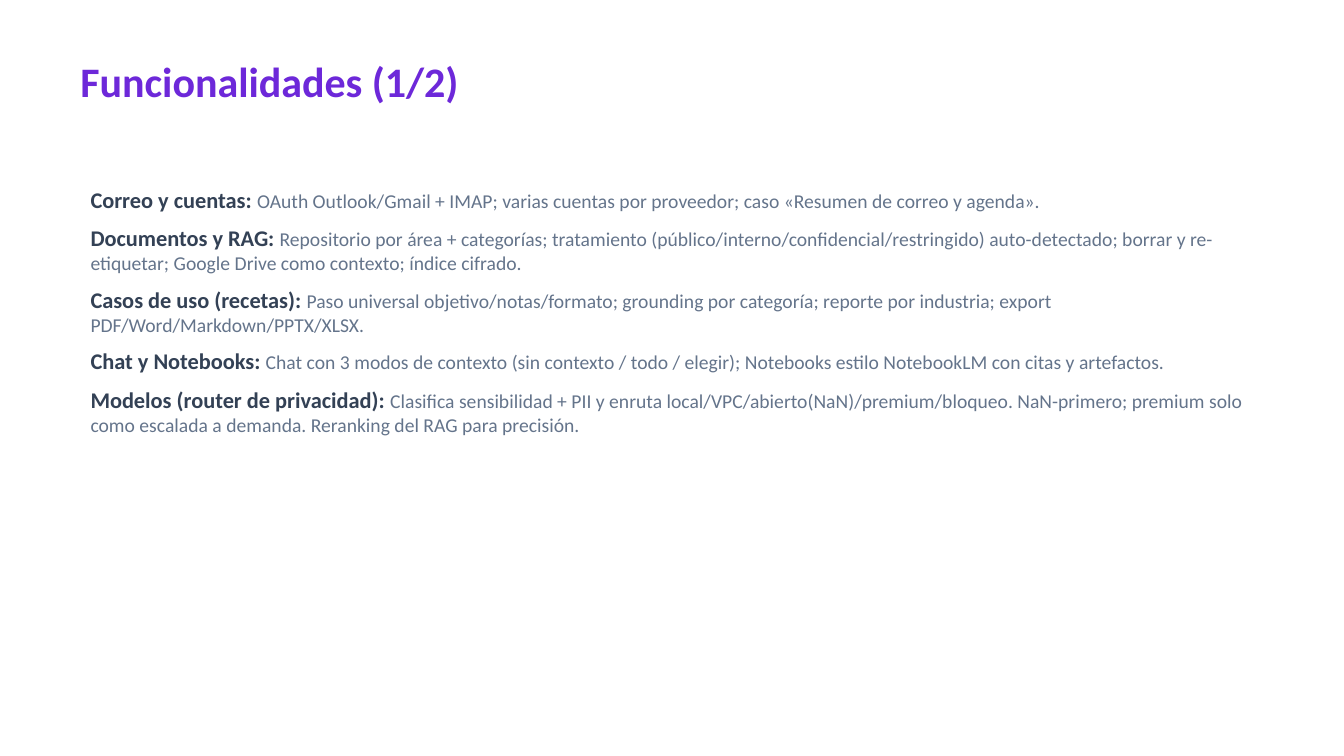
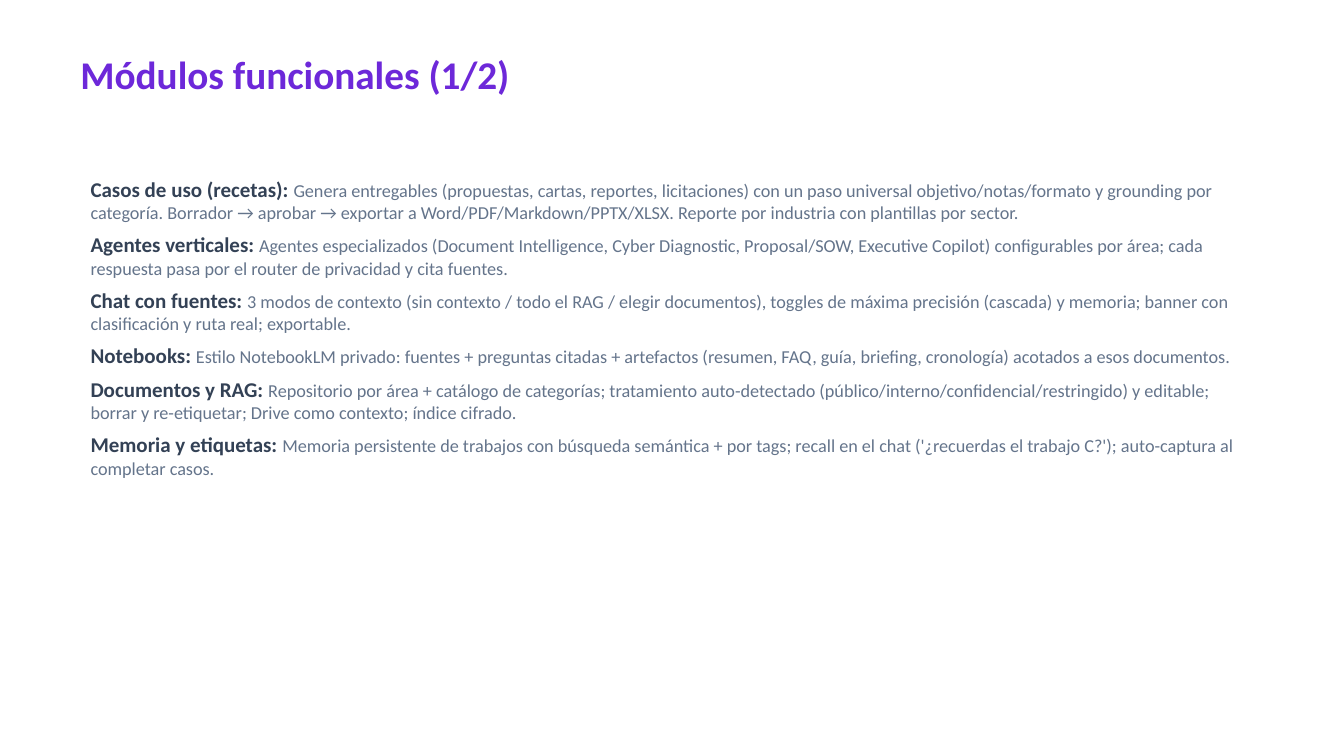
Before and after one commit to angeljba1480-AB/S4Bdashboard, a slide deck: slide 7 of docs/generados/MaestroAI-Presentacion.pptx (slide 4 before the commit). Drawn at 1344x756 pixels with LibreOffice and Linux fonts; fonts in the diff are those of the drawing. Boxes give left, top, right and bottom in pixels: in the first picture for what was removed or moved away, otherwise in the second. Text is boxed around its words. In the diff, an @@ line names an element or a change of style, - is before the commit and + after.

```diff
--- a/docs/generados/MaestroAI-Presentacion.pptx
+++ b/docs/generados/MaestroAI-Presentacion.pptx
@@ text at (80,60,510,95): text changed; size 30 to 28 pt @@
-Funcionalidades (1/2)
+Módulos funcionales (1/2)
@@ text at (91,181,1233,478): text changed; size 14 to 13 pt @@
-Correo y cuentas: OAuth Outlook/Gmail + IMAP; varias cuentas por proveedor; caso «Resumen de correo y agenda».
-Documentos y RAG: Repositorio por área + categorías; tratamiento (público/interno/confidencial/restringido) auto-detectado; borrar y re-etiquetar; Google Drive como contexto; índice cifrado.
-Casos de uso (recetas): Paso universal objetivo/notas/formato; grounding por categoría; reporte por industria; export PDF/Word/Markdown/PPTX/XLSX.
-Chat y Notebooks: Chat con 3 modos de contexto (sin contexto / todo / elegir); Notebooks estilo NotebookLM con citas y artefactos.
-Modelos (router de privacidad): Clasifica sensibilidad + PII y enruta local/VPC/abierto(NaN)/premium/bloqueo. NaN-primero; premium solo como escalada a demanda. Reranking del RAG para precisión.
+Casos de uso (recetas): Genera entregables (propuestas, cartas, reportes, licitaciones) con un paso universal objetivo/notas/formato y grounding por categoría. Borrador → aprobar → exportar a Word/PDF/Markdown/PPTX/XLSX. Reporte por industria con plantillas por sector.
+Agentes verticales: Agentes especializados (Document Intelligence, Cyber Diagnostic, Proposal/SOW, Executive Copilot) configurables por área; cada respuesta pasa por el router de privacidad y cita fuentes.
+Chat con fuentes: 3 modos de contexto (sin contexto / todo el RAG / elegir documentos), toggles de máxima precisión (cascada) y memoria; banner con clasificación y ruta real; exportable.
+Notebooks: Estilo NotebookLM privado: fuentes + preguntas citadas + artefactos (resumen, FAQ, guía, briefing, cronología) acotados a esos documentos.
+Documentos y RAG: Repositorio por área + catálogo de categorías; tratamiento auto-detectado (público/interno/confidencial/restringido) y editable; borrar y re-etiquetar; Drive como contexto; índice cifrado.
+Memoria y etiquetas: Memoria persistente de trabajos con búsqueda semántica + por tags; recall en el chat ('¿recuerdas el trabajo C?'); auto-captura al completar casos.
```
Also in this commit, not shown: 4 other slides changed, 10 slides added, 6 slides removed, 2 other files.
